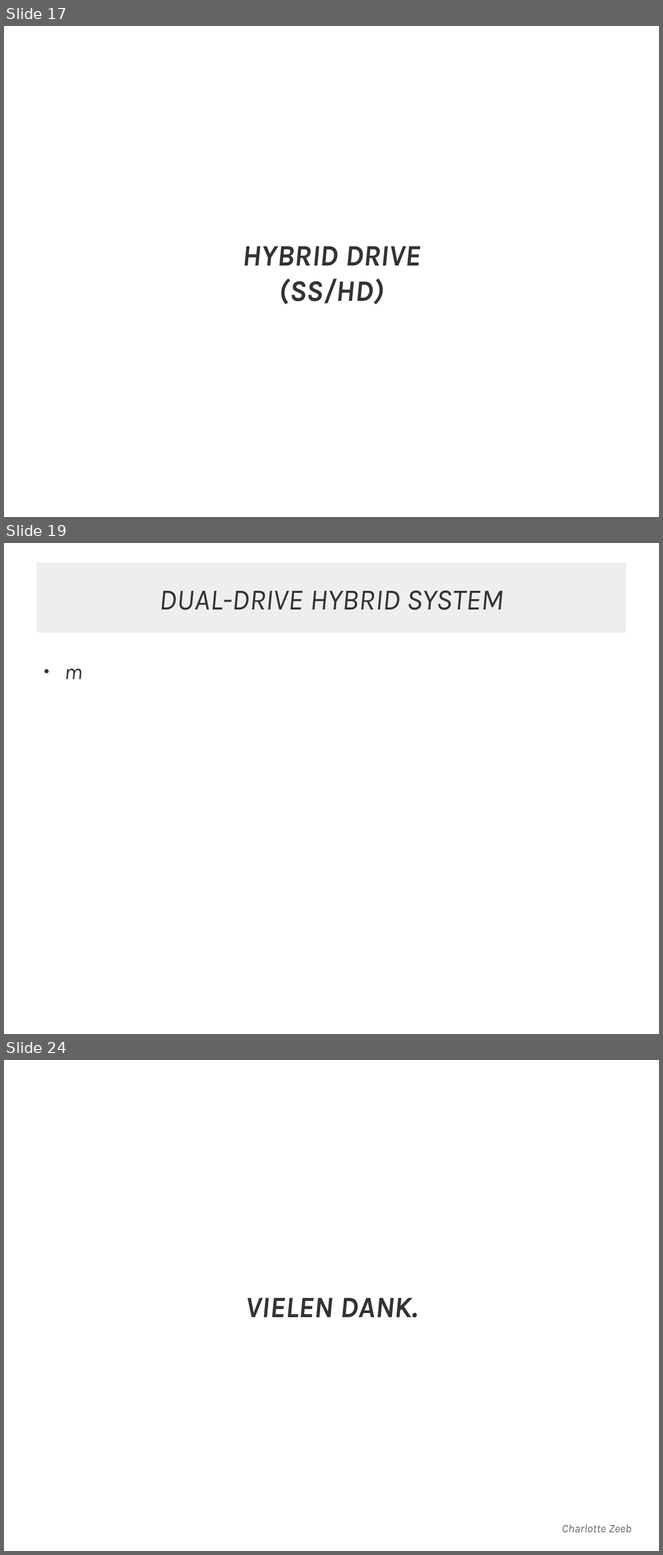
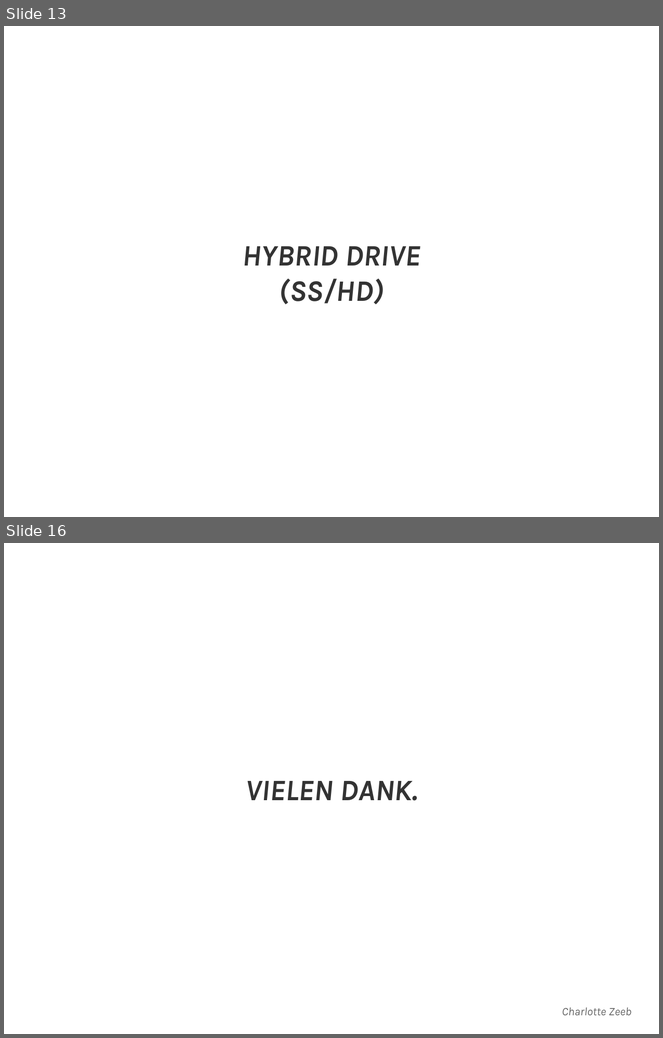
Before and after one commit to JMFootBallPlyr/Hard-drive-system-, a slide deck: WRK/presents/01 - types of drives/types of drives.odp. Shown one above the other, each under a label of ours: slides 17, 19 and 24 before the commit, slides 13 and 16 after it; the slides between them are not shown. The pictures are 663x1555 and 663x1038 pixels, drawn with LibreOffice and Linux fonts; fonts in the diff are those of the drawing. Boxes give left, top, right and bottom in pixels: in the first picture for what was removed or moved away, otherwise in the second. Text is boxed around its words. In the diff, an @@ line names an element or a change of style, - is before the commit and + after.

```diff
--- a/WRK/presents/01 - types of drives/types of drives.odp
+++ b/WRK/presents/01 - types of drives/types of drives.odp
@@ slide 19 removed at box(4, 543, 659, 1034), background #FFFFFF @@
@@ rectangle removed at box(37, 563, 626, 633) @@
-DUAL-DRIVE HYBRID SYSTEM
@@ text removed at box(65, 669, 83, 679) @@
-● m
@@ what was slide 17 is now slide 13 @@
@@ what was slide 24 is now slide 16 @@
```
Also in this commit, not shown: 6 slides changed, 7 other slides removed, 4 other files.
